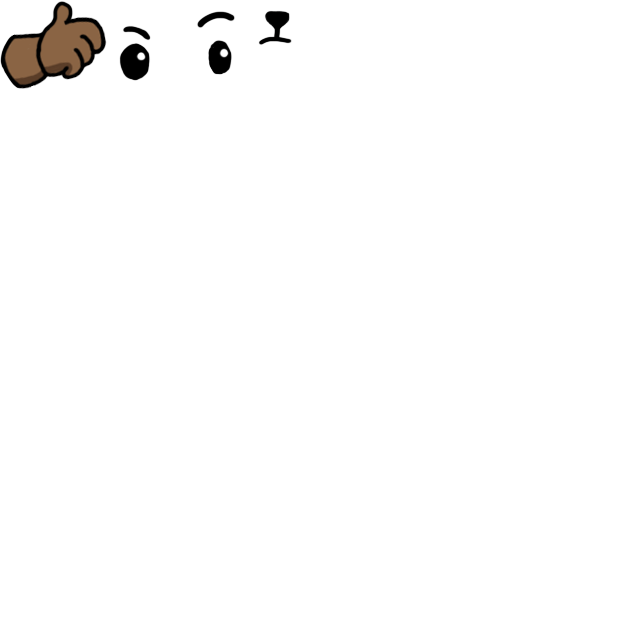
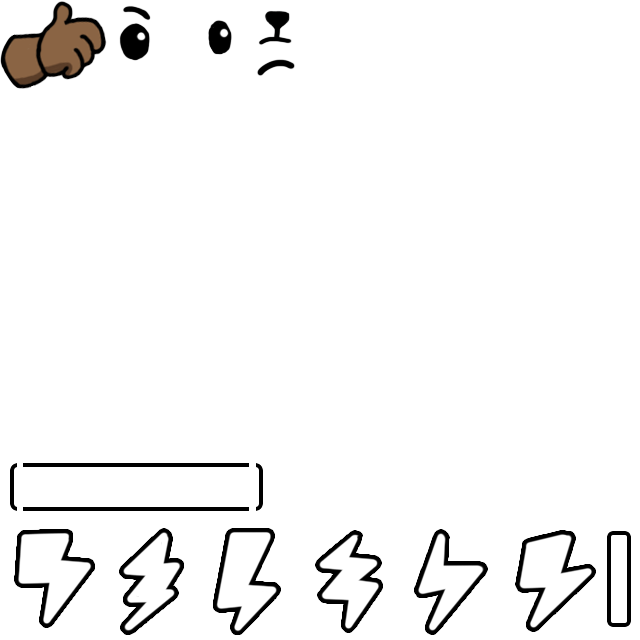
Two versions of the same layered image (640×640). Layer-by-layer changes:
added layer "EyeBrushThinking" above "Lightening" over [257, 59, 295, 76]
added group "Lightening" with 9 layers above "EyeThinking" over [10, 463, 631, 632]
added layer "Lightening5" in group "Lightening" over [518, 533, 593, 629]
added layer "Lightening4" in group "Lightening" over [417, 532, 485, 632]
added layer "Lightening3" in group "Lightening" over [318, 533, 380, 630]
added layer "Lightening2" in group "Lightening" over [216, 531, 278, 632]
added layer "Rounded Rectangle 2" in group "Lightening" over [607, 531, 631, 627]
added layer "Rounded BG" in group "Lightening" over [10, 463, 263, 511]
added layer "Layer 1" in group "Lightening" over [122, 531, 181, 632]
added layer "Lightening0" in group "Lightening" over [17, 532, 92, 625]
painted on "EyeThinking" over [119, 5, 235, 81]